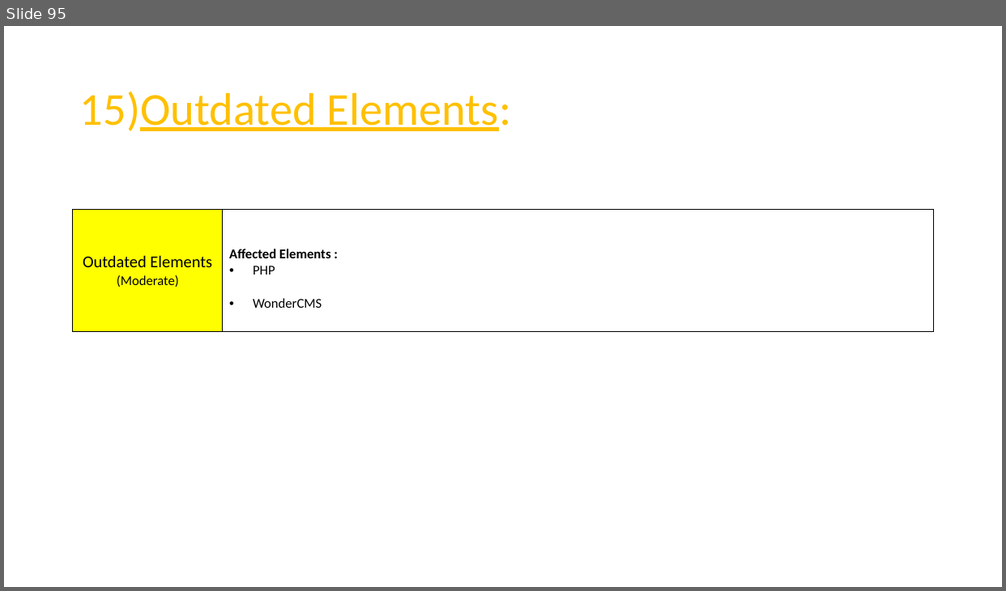
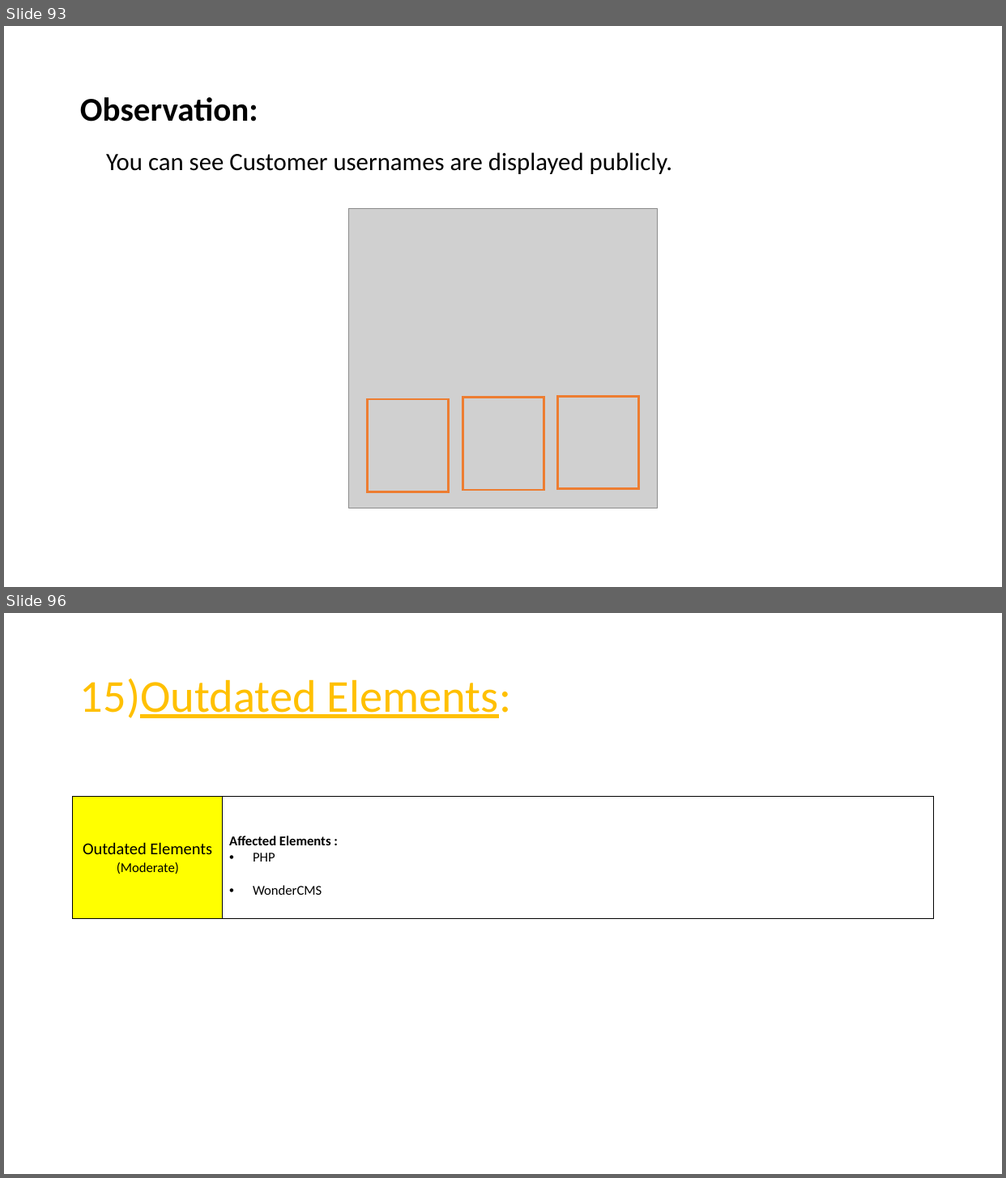
Before and after one commit to RocktimRajkumar/CEH-hack-a-thon, a slide deck: reports/Lifestyle Store/LifeStyle Store Application Reports.pptx. Shown one above the other, each under a label of ours: slide 95 before the commit, slides 93 and 96 after it; the slides between them are not shown. The pictures are 1006x591 and 1006x1178 pixels, drawn with LibreOffice and Linux fonts; fonts in the diff are those of the drawing; grey boxes stand for pictures. Boxes give left, top, right and bottom in pixels: in the first picture for what was removed or moved away, otherwise in the second. Text is boxed around its words. In the diff, an @@ line names an element or a change of style, - is before the commit and + after.

```diff
--- a/reports/Lifestyle Store/LifeStyle Store Application Reports.pptx
+++ b/reports/Lifestyle Store/LifeStyle Store Application Reports.pptx
@@ slide 93 added at (x1=4, y1=26, x2=1002, y2=587), background #FFFFFF @@
@@ title added at (x1=80, y1=97, x2=258, y2=122), 32 pt, text #000000, bold @@
+Observation:
@@ text added at (x1=106, y1=152, x2=672, y2=174), 24 pt, text #000000 @@
+You can see Customer usernames are displayed publicly.
@@ picture added at (x1=348, y1=209, x2=658, y2=509) @@
@@ rectangle added at (x1=367, y1=399, x2=448, y2=493), outline #ED7D31 2.25 pt @@
@@ rectangle added at (x1=463, y1=397, x2=543, y2=490), outline #ED7D31 2.25 pt @@
@@ rectangle added at (x1=558, y1=396, x2=639, y2=489), outline #ED7D31 2.25 pt @@
@@ what was slide 95 is now slide 96 @@
```
Also in this commit, not shown: 4 slides changed.
